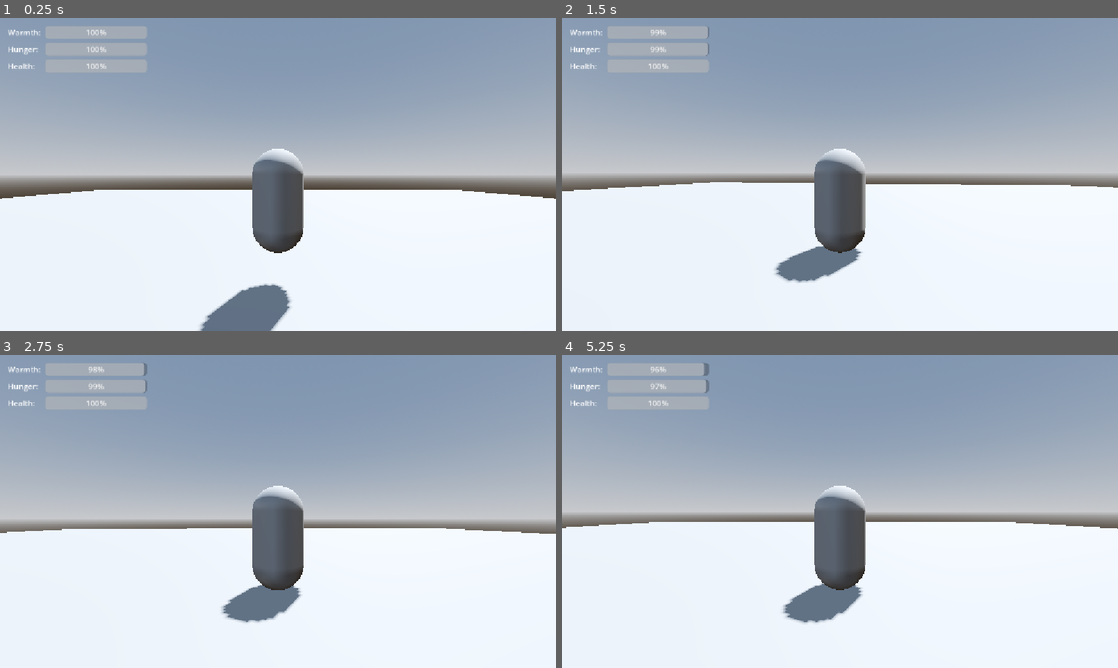
Above: before the commit, frames 1-4 (two rows, left to right).
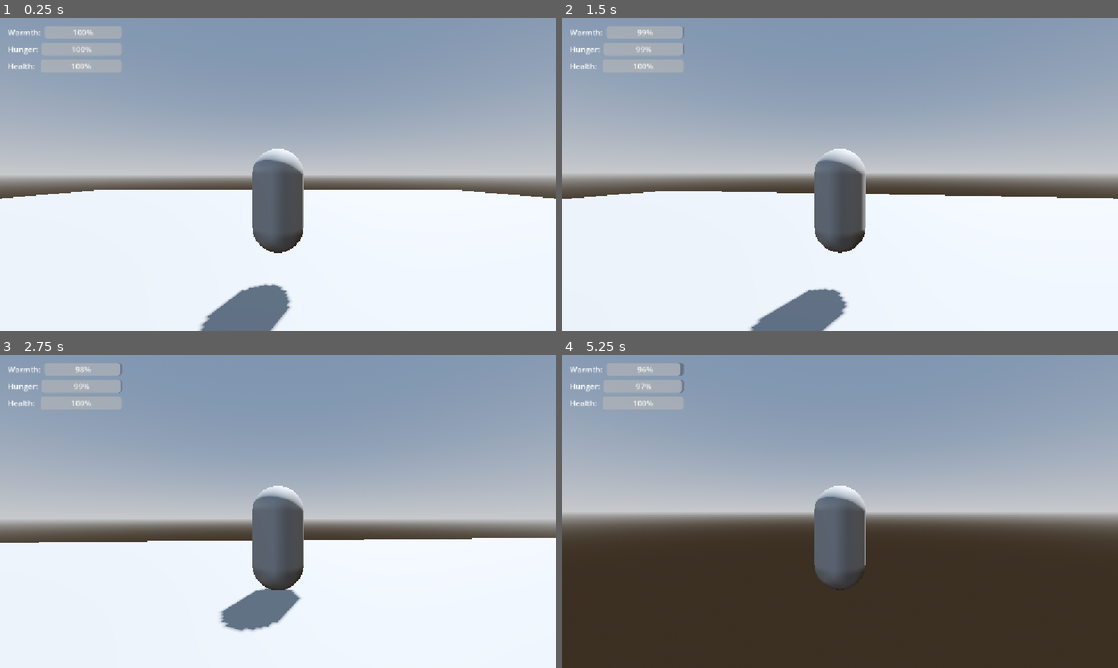
Above: after the commit, the same moments.

Repository: jekkelock/cozy-survival-game
Game: Godot game, scene res://scenes/world/Main.tscn
Same seed, same stepped clock (60 frames per second), same inputs: the game is played once before the commit and once after it. Before the commit the project has no main scene; this scene is started directly in both runs.
Inputs (mouse positions are in pixels of both pictures, inside the frame that each line leads up to):
- Up to frame 1 (0.25 s): no input
- Up to frame 2 (1.5 s): move the mouse to (867, 174) at 0.52 s; hold Shift (sprint, bound only after the commit) 0.53-1.28 s; hold W (move_forward, bound only after the commit) from 0.53 s (still down); tap Space (jump, bound only after the commit) at 0.77, 0.8, 1.07, 1.35 s; move the mouse to (812, 174) at 1.27 s
- Up to frame 3 (2.75 s): keep holding W (move_forward, bound only after the commit); tap Space (jump, bound only after the commit) at 1.52, 1.82, 2.3 s; tap Shift (sprint, bound only after the commit) at 1.55 s; move the mouse to (289, 505) at 2.02 s; hold Shift (sprint, bound only after the commit) from 2.03 s (still down)
- Up to frame 4 (5.25 s): keep holding W (move_forward, bound only after the commit); move the mouse to (834, 517) at 2.77 s; release Shift (sprint, bound only after the commit) at 2.78 s; tap Shift (sprint, bound only after the commit) at 2.85, 4.35 s; tap Space (jump, bound only after the commit) at 3.02, 3.32, 3.6, 3.77, 4.07, 4.52, 4.82 s; move the mouse to (878, 514) at 3.52 s; move the mouse to (795, 508) at 4.27 s; move the mouse to (845, 511) at 5.02 s; hold Shift (sprint, bound only after the commit) from 5.03 s (still down)

The runs differ from the first frame. In frame 1, 0.7% of the frame differs, in the area x 7-27%, y 2-18%; in frame 2, 6.2%; in frame 3, 4.5%; in frame 4, 45%, in the area x 0-100%, y 2-100%.

Commit message:
initial push

Diff:
--- a/project.godot
+++ b/project.godot
@@ -11,6 +11,7 @@
 [application]
 
 config/name="cozy-survival-game"
+run/main_scene="uid://c8m8x001gjyhm"
 config/features=PackedStringArray("4.7", "Forward Plus")
 config/icon="res://icon.svg"
 
@@ -19,6 +20,39 @@
 window/stretch/mode="canvas_items"
 window/stretch/aspect="expand"
 
+[input]
+
+move_forward={
+"deadzone": 0.2,
+"events": [Object(InputEventKey,"resource_local_to_scene":false,"resource_name":"","device":-1,"window_id":0,"alt_pressed":false,"shift_pressed":false,"ctrl_pressed":false,"meta_pressed":false,"pressed":false,"keycode":0,"physical_keycode":87,"key_label":0,"unicode":119,"location":0,"echo":false,"script":null)
+]
+}
+move_backward={
+"deadzone": 0.2,
+"events": [Object(InputEventKey,"resource_local_to_scene":false,"resource_name":"","device":-1,"window_id":0,"alt_pressed":false,"shift_pressed":false,"ctrl_pressed":false,"meta_pressed":false,"pressed":false,"keycode":0,"physical_keycode":83,"key_label":0,"unicode":115,"location":0,"echo":false,"script":null)
+]
+}
+move_left={
+"deadzone": 0.2,
+"events": [Object(InputEventKey,"resource_local_to_scene":false,"resource_name":"","device":-1,"window_id":0,"alt_pressed":false,"shift_pressed":false,"ctrl_pressed":false,"meta_pressed":false,"pressed":false,"keycode":0,"physical_keycode":65,"key_label":0,"unicode":97,"location":0,"echo":false,"script":null)
+]
+}
+move_right={
+"deadzone": 0.2,
+"events": [Object(InputEventKey,"resource_local_to_scene":false,"resource_name":"","device":-1,"window_id":0,"alt_pressed":false,"shift_pressed":false,"ctrl_pressed":false,"meta_pressed":false,"pressed":false,"keycode":0,"physical_keycode":68,"key_label":0,"unicode":100,"location":0,"echo":false,"script":null)
+]
+}
+jump={
+"deadzone": 0.2,
+"events": [Object(InputEventKey,"resource_local_to_scene":false,"resource_name":"","device":-1,"window_id":0,"alt_pressed":false,"shift_pressed":false,"ctrl_pressed":false,"meta_pressed":false,"pressed":false,"keycode":0,"physical_keycode":32,"key_label":0,"unicode":32,"location":0,"echo":false,"script":null)
+]
+}
+sprint={
+"deadzone": 0.2,
+"events": [Object(InputEventKey,"resource_local_to_scene":false,"resource_name":"","device":-1,"window_id":0,"alt_pressed":false,"shift_pressed":false,"ctrl_pressed":false,"meta_pressed":false,"pressed":false,"keycode":0,"physical_keycode":4194325,"key_label":0,"unicode":0,"location":1,"echo":false,"script":null)
+]
+}
+
 [physics]
 
 3d/physics_engine="Jolt Physics"
--- /dev/null
+++ b/scenes/player/HUD.tscn
@@ -0,0 +1,69 @@
+[gd_scene format=3 uid="uid://bvyg7quepkcmr"]
+
+[ext_resource type="Script" uid="uid://gnsabcgwjdxb" path="res://scripts/ui/hud.gd" id="1_a2b3c"]
+
+[node name="HUD" type="CanvasLayer" unique_id=788033694]
+script = ExtResource("1_a2b3c")
+
+[node name="MarginContainer" type="MarginContainer" parent="." unique_id=1893031807]
+offset_right = 260.0
+offset_bottom = 104.0
+theme_override_constants/margin_left = 16
+theme_override_constants/margin_top = 16
+theme_override_constants/margin_right = 16
+theme_override_constants/margin_bottom = 16
+
+[node name="VBoxContainer" type="VBoxContainer" parent="MarginContainer" unique_id=989877557]
+layout_mode = 2
+theme_override_constants/separation = 8
+
+[node name="WarmthRow" type="HBoxContainer" parent="MarginContainer/VBoxContainer" unique_id=1095766820]
+layout_mode = 2
+theme_override_constants/separation = 8
+
+[node name="Label" type="Label" parent="MarginContainer/VBoxContainer/WarmthRow" unique_id=1984486435]
+custom_minimum_size = Vector2(60, 0)
+layout_mode = 2
+text = "Warmth:"
+
+[node name="WarmthBar" type="ProgressBar" parent="MarginContainer/VBoxContainer/WarmthRow" unique_id=141934129]
+custom_minimum_size = Vector2(160, 20)
+layout_mode = 2
+size_flags_horizontal = 3
+size_flags_vertical = 4
+step = 0.1
+value = 100.0
+
+[node name="HungerRow" type="HBoxContainer" parent="MarginContainer/VBoxContainer" unique_id=136647967]
+layout_mode = 2
+theme_override_constants/separation = 8
+
+[node name="Label" type="Label" parent="MarginContainer/VBoxContainer/HungerRow" unique_id=430243649]
+custom_minimum_size = Vector2(60, 0)
+layout_mode = 2
+text = "Hunger:"
+
+[node name="HungerBar" type="ProgressBar" parent="MarginContainer/VBoxContainer/HungerRow" unique_id=563402112]
+custom_minimum_size = Vector2(160, 20)
+layout_mode = 2
+size_flags_horizontal = 3
+size_flags_vertical = 4
+step = 0.1
+value = 100.0
+
+[node name="HealthRow" type="HBoxContainer" parent="MarginContainer/VBoxContainer" unique_id=330987075]
+layout_mode = 2
+theme_override_constants/separation = 8
+
+[node name="Label" type="Label" parent="MarginContainer/VBoxContainer/HealthRow" unique_id=562380360]
+custom_minimum_size = Vector2(60, 0)
+layout_mode = 2
+text = "Health:"
+
+[node name="HealthBar" type="ProgressBar" parent="MarginContainer/VBoxContainer/HealthRow" unique_id=1520249765]
+custom_minimum_size = Vector2(160, 20)
+layout_mode = 2
+size_flags_horizontal = 3
+size_flags_vertical = 4
+step = 0.1
+value = 100.0
--- a/scenes/world/Main.tscn
+++ b/scenes/world/Main.tscn
@@ -1,7 +1,8 @@
 [gd_scene format=3 uid="uid://c8m8x001gjyhm"]
 
-[ext_resource type="PackedScene" uid="uid://cbp1qxyk1w3u1" path="res://scenes/player/Player.tscn" id="1_w3y0d"]
-[ext_resource type="PackedScene" uid="uid://bvyg7quepkcmr" path="res://scenes/ui/HUD.tscn" id="2_h8m21"]
+[ext_resource type="PackedScene" uid="uid://cbp1qxyk1w3u1" path="res://scenes/ui/Player.tscn" id="1_w3y0d"]
+[ext_resource type="PackedScene" uid="uid://bvyg7quepkcmr" path="res://scenes/player/HUD.tscn" id="2_h8m21"]
+[ext_resource type="PackedScene" uid="uid://c53vvyi185xrq" path="res://scenes/items/FoodItem.tscn" id="3_6ryrm"]
 
 [sub_resource type="ProceduralSkyMaterial" id="ProceduralSkyMaterial_1"]
 
@@ -14,21 +15,27 @@
 tonemap_mode = 2
 glow_enabled = true
 
-[node name="Main" type="Node3D"]
+[node name="Main" type="Node3D" unique_id=1656629820]
 
-[node name="WorldEnvironment" type="WorldEnvironment" parent="."]
+[node name="WorldEnvironment" type="WorldEnvironment" parent="." unique_id=1049579922]
 environment = SubResource("Environment_1")
 
-[node name="DirectionalLight3D" type="DirectionalLight3D" parent="."]
+[node name="DirectionalLight3D" type="DirectionalLight3D" parent="." unique_id=1240925062]
 transform = Transform3D(-0.866025, -0.433013, 0.25, 0, 0.5, 0.866025, -0.5, 0.75, -0.433013, 0, 10, 0)
 shadow_enabled = true
 
-[node name="Floor" type="CSGBox3D" parent="."]
+[node name="Floor" type="CSGBox3D" parent="." unique_id=1755522891]
 transform = Transform3D(1, 0, 0, 0, 1, 0, 0, 0, 1, 0, -0.5, 0)
 use_collision = true
 size = Vector3(50, 1, 50)
 
-[node name="Player" parent="." instance=ExtResource("1_w3y0d")]
+[node name="Player" parent="." unique_id=1436796517 instance=ExtResource("1_w3y0d")]
 transform = Transform3D(1, 0, 0, 0, 1, 0, 0, 0, 1, 0, 1, 0)
 
-[node name="HUD" parent="." instance=ExtResource("2_h8m21")]
+[node name="HUD" parent="." unique_id=1991416231 instance=ExtResource("2_h8m21")]
+
+[node name="FoodItem" parent="." unique_id=182973742 instance=ExtResource("3_6ryrm")]
+transform = Transform3D(1, 0, 0, 0, 1, 0, 0, 0, 1, -9, 0, 9)
+
+[node name="FoodItem2" parent="." unique_id=627427899 instance=ExtResource("3_6ryrm")]
+transform = Transform3D(1, 0, 0, 0, 1, 0, 0, 0, 1, -15, 0, 1)
Not shown: 1 places in scenes/ui/HUD.tscn that only renumber resources
Renamed: scenes/player/Player.tscn -> scenes/ui/Player.tscn
Not shown, added: scripts/items/food_item.gd.uid
Not shown, added: scripts/player/player_controller.gd.uid
Not shown, added: scripts/ui/hud.gd.uid
Not shown, added: .clinerules
Not shown, changed: .gitignore
Not shown, added: CONVENTIONS.md
